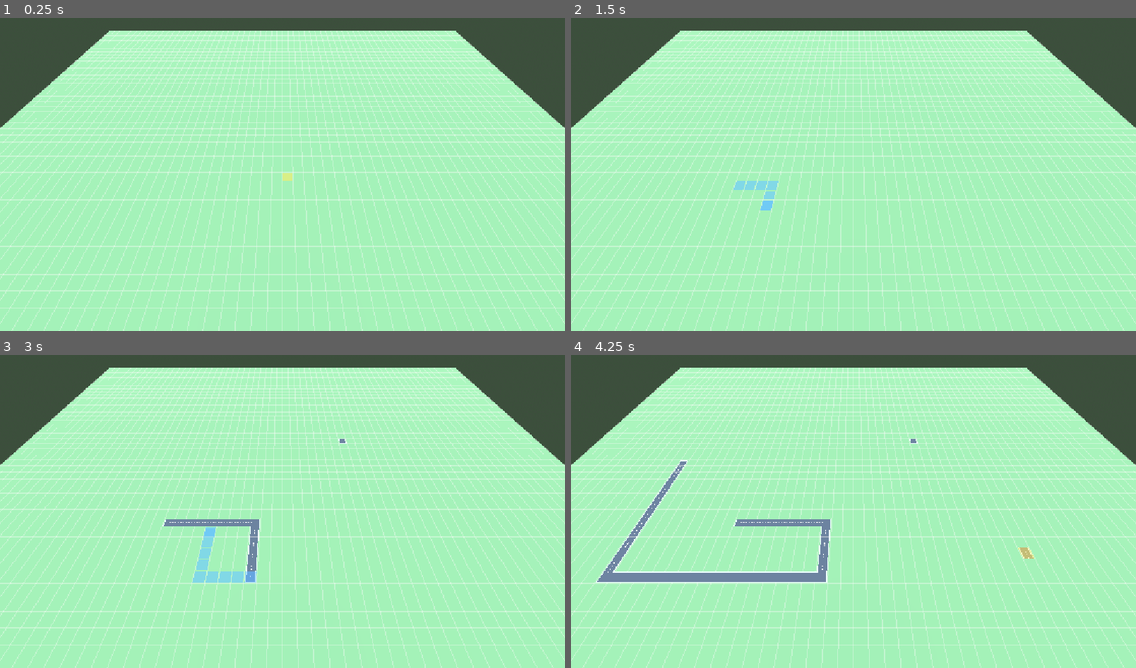
Above: before the commit, frames 1-4 (two rows, left to right).
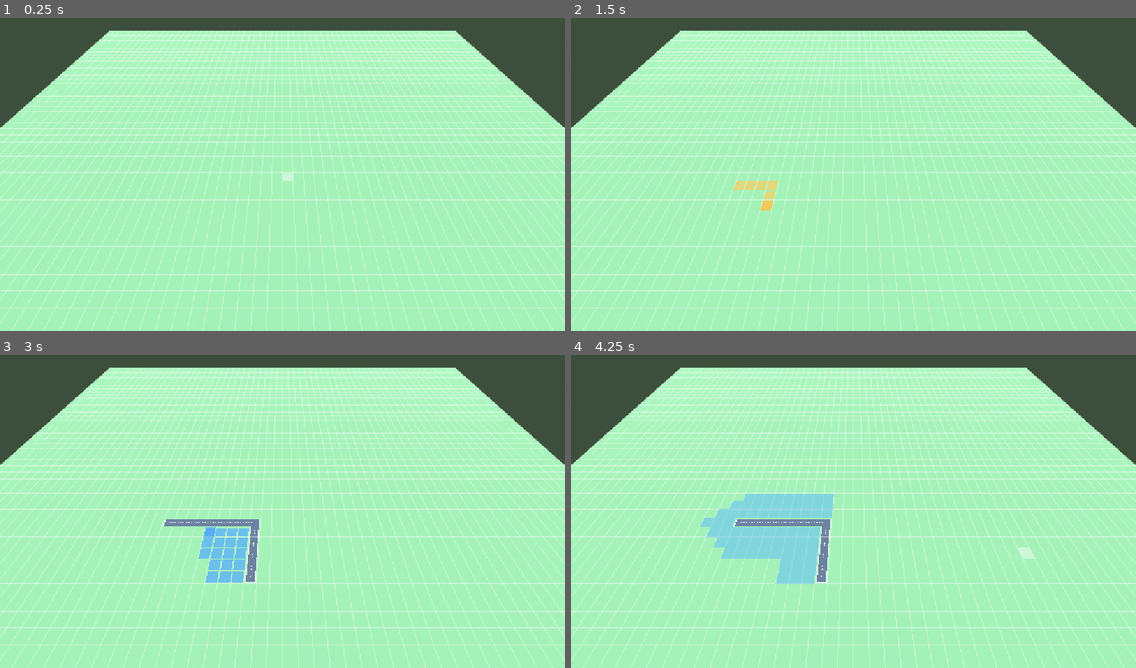
Above: after the commit, the same moments.

Repository: OmakJack/mygame
Game: Godot game, scene res://scenes/main.tscn
Same seed, same stepped clock (60 frames per second), same inputs: the game is played once before the commit and once after it.
Inputs (mouse positions are in pixels of both pictures, inside the frame that each line leads up to):
- Up to frame 1 (0.25 s): no input
- Up to frame 2 (1.5 s): tap Enter at 0.5 s; move the mouse to (977, 155) at 0.52 s; hold B (tool_bulldoze) 0.53-1.25 s; click (977, 155) at 0.67 s; tap R (tool_road) at 0.8 s; tap Space at 1.25 s; drag from (740, 187) to (825, 237) at 1.27 s
- Up to frame 3 (3 s): move the mouse to (339, 439) at 2.02 s; tap 4 (tool_dezone, bound only after the commit) at 2.1 s; click (339, 439) at 2.17 s; tap 2 (tool_zone_c, bound only after the commit) at 2.3 s; tap Enter at 2.75 s; drag from (254, 574) to (113, 461) at 2.77 s
- Up to frame 4 (4.25 s): move the mouse to (1023, 558) at 3.52 s; tap 3 (tool_zone_i, bound only after the commit) at 3.6 s; click (1023, 558) at 3.67 s; tap 1 (tool_zone_r, bound only after the commit) at 3.8 s; tap Escape (tool_cancel) at 4.15 s

The runs differ from the first frame. In frame 1, less than 0.1% of the frame differs, in the area x 50-52%, y 49-53%; in frame 2, 0.3%; in frame 3, 1.0%; in frame 4, 5.8%, in the area x 4-82%, y 26-74%.

Commit message:
Фаза 3: зоны R/C/I и доступ к дороге
Co-Authored-By: Claude Opus 5.5 <noreply@anthropic.com>

Diff:
--- a/project.godot
+++ b/project.godot
@@ -73,6 +73,26 @@
 "events": [Object(InputEventKey,"resource_local_to_scene":false,"resource_name":"","device":-1,"window_id":0,"alt_press …(195 unchanged characters)…
 ]
 }
+tool_zone_r={
+"deadzone": 0.2,
+"events": [Object(InputEventKey,"resource_local_to_scene":false,"resource_name":"","device":-1,"window_id":0,"alt_pressed":false,"shift_pressed":false,"ctrl_pressed":false,"meta_pressed":false,"pressed":false,"keycode":0,"physical_keycode":49,"key_label":0,"unicode":0,"location":0,"echo":false,"script":null)
+]
+}
+tool_zone_c={
+"deadzone": 0.2,
+"events": [Object(InputEventKey,"resource_local_to_scene":false,"resource_name":"","device":-1,"window_id":0,"alt_pressed":false,"shift_pressed":false,"ctrl_pressed":false,"meta_pressed":false,"pressed":false,"keycode":0,"physical_keycode":50,"key_label":0,"unicode":0,"location":0,"echo":false,"script":null)
+]
+}
+tool_zone_i={
+"deadzone": 0.2,
+"events": [Object(InputEventKey,"resource_local_to_scene":false,"resource_name":"","device":-1,"window_id":0,"alt_pressed":false,"shift_pressed":false,"ctrl_pressed":false,"meta_pressed":false,"pressed":false,"keycode":0,"physical_keycode":51,"key_label":0,"unicode":0,"location":0,"echo":false,"script":null)
+]
+}
+tool_dezone={
+"deadzone": 0.2,
+"events": [Object(InputEventKey,"resource_local_to_scene":false,"resource_name":"","device":-1,"window_id":0,"alt_pressed":false,"shift_pressed":false,"ctrl_pressed":false,"meta_pressed":false,"pressed":false,"keycode":0,"physical_keycode":52,"key_label":0,"unicode":0,"location":0,"echo":false,"script":null)
+]
+}
 
 [physics]
 
--- a/scenes/main.tscn
+++ b/scenes/main.tscn
@@ -7,6 +7,7 @@
 [ext_resource type="Script" path="res://scripts/tools/tool_preview.gd" id="5_preview"]
 [ext_resource type="Script" path="res://scripts/tools/build_tool.gd" id="6_tool"]
 [ext_resource type="Script" path="res://scripts/grid/ground.gd" id="7_ground"]
+[ext_resource type="Script" path="res://scripts/grid/zone_visualizer.gd" id="8_zones"]
 
 [sub_resource type="ProceduralSkyMaterial" id="sky_mat"]
 sky_top_color = Color(0.35, 0.55, 0.85, 1)
@@ -50,6 +51,9 @@
 cast_shadow = 0
 script = ExtResource("2_grid")
 
+[node name="ZoneVisualizer" type="MultiMeshInstance3D" parent="."]
+script = ExtResource("8_zones")
+
 [node name="RoadVisualizer" type="GridMap" parent="."]
 script = ExtResource("4_roads")
 
--- a/scripts/grid/city_grid.gd
+++ b/scripts/grid/city_grid.gd
@@ -115,3 +115,43 @@
 		if is_road(cell + NEIGHBORS[bit]):
 			mask |= 1 << bit
 	return mask
+
+
+# --- Зоны ---
+
+## Насколько далеко (по Манхэттену) может быть дорога, чтобы у зоны был доступ.
+const ROAD_ACCESS_RANGE: int = 3
+
+
+func get_zone(cell: Vector2i) -> Zone:
+	return zone[index_of(cell)] as Zone
+
+
+## Можно ли поставить зону zone_type на клетку (те же правила, что в set_zone).
+func can_zone(cell: Vector2i, zone_type: Zone) -> bool:
+	if not is_in_bounds(cell):
+		return false
+	var i: int = index_of(cell)
+	if tile_type[i] != Tile.EMPTY or zone[i] == zone_type:
+		return false
+	# Снять зону можно всегда, поставить — только рядом с дорогой.
+	return zone_type == Zone.NONE or has_road_access(cell)
+
+
+## Ставит или снимает (Zone.NONE) зону. Единственное место изменения зон.
+## Возвращает true, если клетка изменилась. Сигнал шлёт вызывающий (пакетом).
+func set_zone(cell: Vector2i, zone_type: Zone) -> bool:
+	if not can_zone(cell, zone_type):
+		return false
+	zone[index_of(cell)] = zone_type
+	return true
+
+
+## Есть ли дорога на расстоянии не больше ROAD_ACCESS_RANGE клеток.
+func has_road_access(cell: Vector2i) -> bool:
+	for dy: int in range(-ROAD_ACCESS_RANGE, ROAD_ACCESS_RANGE + 1):
+		var reach: int = ROAD_ACCESS_RANGE - absi(dy)
+		for dx: int in range(-reach, reach + 1):
+			if road_cells.has(cell + Vector2i(dx, dy)):
+				return true
+	return false
--- /dev/null
+++ b/scripts/grid/zone_visualizer.gd
@@ -0,0 +1,73 @@
+extends MultiMeshInstance3D
+## Раскрашивает зоны. Один экземпляр на клетку (номер = CityGrid.index_of),
+## цвет экземпляра — цвет зоны; без зоны — прозрачный.
+
+## Высота над землёй: выше линий сетки (0.01), ниже тротуаров (0.02).
+const ZONE_HEIGHT: float = 0.015
+
+const ZONE_COLORS: Dictionary[CityGrid.Zone, Color] = {
+	CityGrid.Zone.NONE: Color(0, 0, 0, 0),
+	CityGrid.Zone.RESIDENTIAL: Color(0.25, 0.8, 0.3, 0.45),
+	CityGrid.Zone.COMMERCIAL: Color(0.25, 0.5, 0.95, 0.45),
+	CityGrid.Zone.INDUSTRIAL: Color(0.95, 0.8, 0.2, 0.45),
+}
+## Зона без доступа к дороге: тот же цвет, но тусклее и прозрачнее.
+const NO_ACCESS_DIM: float = 0.45
+const NO_ACCESS_ALPHA: float = 0.25
+
+
+func _ready() -> void:
+	var quad := PlaneMesh.new()
+	quad.size = Vector2.ONE * CityGrid.CELL_SIZE
+	var material := StandardMaterial3D.new()
+	material.shading_mode = BaseMaterial3D.SHADING_MODE_UNSHADED
+	material.transparency = BaseMaterial3D.TRANSPARENCY_ALPHA
+	material.vertex_color_use_as_albedo = true
+	quad.material = material
+	multimesh = MultiMesh.new()
+	multimesh.transform_format = MultiMesh.TRANSFORM_3D
+	multimesh.use_colors = true
+	multimesh.mesh = quad
+	cast_shadow = GeometryInstance3D.SHADOW_CASTING_SETTING_OFF
+	Events.cells_changed.connect(_on_cells_changed)
+	Events.grid_reset.connect(_rebuild)
+	_rebuild()
+
+
+func _rebuild() -> void:
+	var grid: CityGrid = GameState.grid
+	multimesh.instance_count = grid.size * grid.size
+	for y: int in grid.size:
+		for x: int in grid.size:
+			var cell := Vector2i(x, y)
+			var pos: Vector3 = grid.grid_to_world(cell) + Vector3.UP * ZONE_HEIGHT
+			multimesh.set_instance_transform(grid.index_of(cell), Transform3D(Basis.IDENTITY, pos))
+			_update_cell(cell)
+
+
+func _on_cells_changed(cells: Array[Vector2i]) -> void:
+	if cells.is_empty():
+		return
+	# Доступ к дороге мог измениться у соседей в радиусе ROAD_ACCESS_RANGE —
+	# перекрашиваем прямоугольник изменённых клеток, расширенный на этот радиус.
+	var grid: CityGrid = GameState.grid
+	var area := Rect2i(cells[0], Vector2i.ZERO)
+	for cell: Vector2i in cells:
+		area = area.expand(cell)
+	area = area.grow(CityGrid.ROAD_ACCESS_RANGE)
+	var top_left: Vector2i = grid.clamp_to_bounds(area.position)
+	# Rect2i.end не входит в прямоугольник после expand — включаем его сами.
+	var bottom_right: Vector2i = grid.clamp_to_bounds(area.end)
+	for y: int in range(top_left.y, bottom_right.y + 1):
+		for x: int in range(top_left.x, bottom_right.x + 1):
+			_update_cell(Vector2i(x, y))
+
+
+func _update_cell(cell: Vector2i) -> void:
+	var grid: CityGrid = GameState.grid
+	var zone_type: CityGrid.Zone = grid.get_zone(cell)
+	var color: Color = ZONE_COLORS[zone_type]
+	if zone_type != CityGrid.Zone.NONE and not grid.has_road_access(cell):
+		color = color.darkened(NO_ACCESS_DIM)
+		color.a = NO_ACCESS_ALPHA
+	multimesh.set_instance_color(grid.index_of(cell), color)
--- a/scripts/tools/build_tool.gd
+++ b/scripts/tools/build_tool.gd
@@ -1,13 +1,36 @@
 extends Node
-## Инструменты строительства: дорога и снос (фаза 3 — зоны).
+## Инструменты строительства: дорога, снос, зоны.
 ## Меняет клетки только через CityGrid и шлёт один Events.cells_changed на операцию.
 
-enum Mode { NONE, ROAD, BULLDOZE }
+enum Mode { NONE, ROAD, BULLDOZE, ZONE_R, ZONE_C, ZONE_I, DEZONE }
 
 const CURSOR_COLORS: Dictionary[Mode, Color] = {
-	Mode.NONE: Color(1.0, 0.85, 0.2, 0.45),
-	Mode.ROAD: Color(0.3, 0.6, 1.0, 0.55),
-	Mode.BULLDOZE: Color(1.0, 0.3, 0.25, 0.55),
+	Mode.NONE: Color(1.0, 1.0, 1.0, 0.35),
+	Mode.ROAD: Color(1.0, 0.6, 0.2, 0.55),
+	Mode.BULLDOZE: Color(1.0, 0.25, 0.25, 0.55),
+	Mode.ZONE_R: Color(0.25, 0.8, 0.3, 0.7),
+	Mode.ZONE_C: Color(0.25, 0.5, 0.95, 0.7),
+	Mode.ZONE_I: Color(0.95, 0.8, 0.2, 0.7),
+	Mode.DEZONE: Color(0.75, 0.5, 1.0, 0.55),
+}
+
+## Какую зону ставит режим (DEZONE ставит NONE, т. е. снимает).
+const MODE_ZONES: Dictionary[Mode, CityGrid.Zone] = {
+	Mode.ZONE_R: CityGrid.Zone.RESIDENTIAL,
+	Mode.ZONE_C: CityGrid.Zone.COMMERCIAL,
+	Mode.ZONE_I: CityGrid.Zone.INDUSTRIAL,
+	Mode.DEZONE: CityGrid.Zone.NONE,
+}
+
+## Горячие клавиши режимов (действия из project.godot).
+const MODE_ACTIONS: Dictionary[StringName, Mode] = {
+	&"tool_road": Mode.ROAD,
+	&"tool_bulldoze": Mode.BULLDOZE,
+	&"tool_zone_r": Mode.ZONE_R,
+	&"tool_zone_c": Mode.ZONE_C,
+	&"tool_zone_i": Mode.ZONE_I,
+	&"tool_dezone": Mode.DEZONE,
+	&"tool_cancel": Mode.NONE,
 }
 
 @export var cursor: CellCursor
@@ -38,12 +61,10 @@
 
 ## Начало протягивания — здесь, чтобы клик по UI не начинал стройку.
 func _unhandled_input(event: InputEvent) -> void:
-	if event.is_action_pressed(&"tool_road"):
-		_set_mode(Mode.ROAD)
-	elif event.is_action_pressed(&"tool_bulldoze"):
-		_set_mode(Mode.BULLDOZE)
-	elif event.is_action_pressed(&"tool_cancel"):
-		_set_mode(Mode.NONE)
+	for action: StringName in MODE_ACTIONS:
+		if event.is_action_pressed(action):
+			_set_mode(MODE_ACTIONS[action])
+			break
 
 	var button := event as InputEventMouseButton
 	if button == null or mode == Mode.NONE:
@@ -83,6 +104,12 @@
 			_drag_cells = _l_path(_drag_start, _drag_end)
 		Mode.BULLDOZE:
 			_drag_cells = _rect_cells(_drag_start, _drag_end)
+		Mode.ZONE_R, Mode.ZONE_C, Mode.ZONE_I, Mode.DEZONE:
+			# Показываем только клетки, где зона реально изменится.
+			var grid: CityGrid = GameState.grid
+			var zone_type: CityGrid.Zone = MODE_ZONES[mode]
+			_drag_cells = _rect_cells(_drag_start, _drag_end).filter(
+				func(cell: Vector2i) -> bool: return grid.can_zone(cell, zone_type))
 	preview.show_cells(_drag_cells, CURSOR_COLORS[mode])
 
 
@@ -102,6 +129,8 @@
 				did_change = grid.set_road(cell)
 			Mode.BULLDOZE:
 				did_change = grid.bulldoze(cell)
+			Mode.ZONE_R, Mode.ZONE_C, Mode.ZONE_I, Mode.DEZONE:
+				did_change = grid.set_zone(cell, MODE_ZONES[mode])
 		if did_change:
 			changed.append(cell)
 	if not changed.is_empty():
Not shown: 1 places in scenes/main.tscn that only renumber resources
Not shown, added: scripts/grid/zone_visualizer.gd.uid
Not shown, changed: docs/ARCHITECTURE.md
Not shown, changed: docs/CHANGELOG.md
Not shown, changed: docs/TASKS.md
